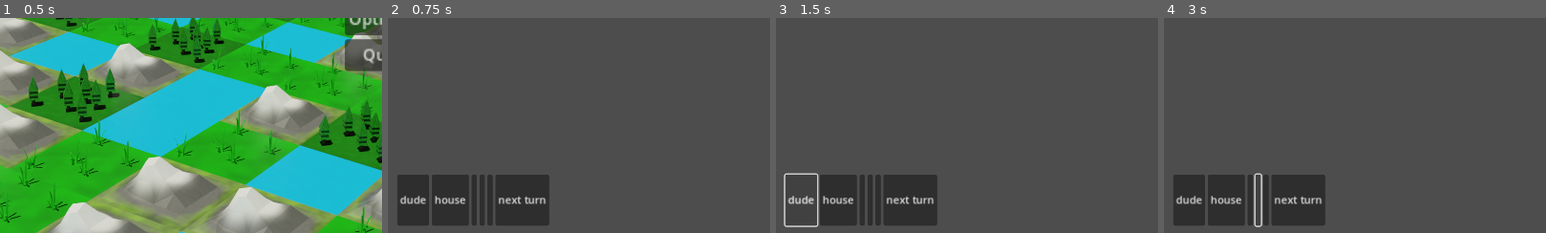
Above: before the commit, frames 1-4 (left to right).
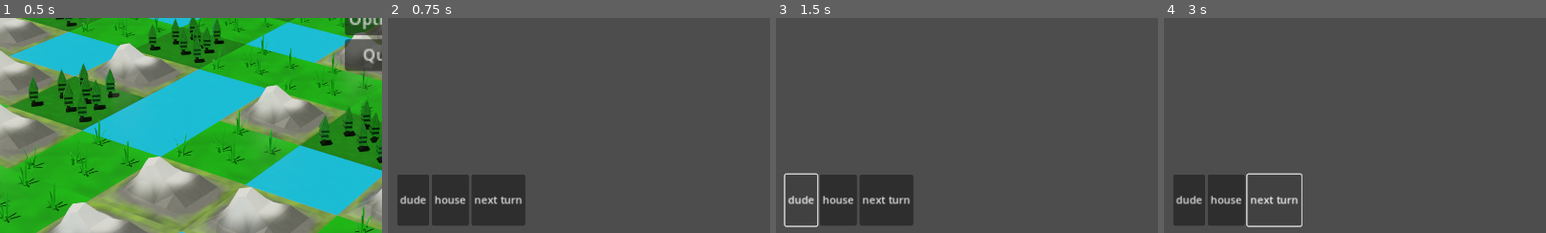
Above: after the commit, the same moments.

Repository: AiJay11/ZPDTestGitHub
Game: Godot game, scene res://scenes/Menu.tscn
The game is run twice, just before and just after one commit, with the same random seed, the same clock (stepped at 60 frames per second) and the same inputs.
Inputs (mouse positions are % of the whole screen's width and height, from its top left):
- Up to frame 1 (0.5 s): no input
- Up to frame 2 (0.75 s): click "Play" at 0.5 s
- Up to frame 3 (1.5 s): click "dude" at 1.25 s
- Up to frame 4 (3 s): click (11, 92) at 2.02 s; click (12, 92) at 2.77 s
The pictures show only the part of the screen within x 0-50%, y 50-100%; the shares and areas given below are measured in that part.

Frame 1 is identical in both runs. In frame 2, 2.0% of the frame differs, in the area x 22-43%, y 72-97%; in frame 3, 2.0%; in frame 4, 2.3%, in the area x 21-43%, y 72-98%.

Commit message:
+unit spawning

Diff:
--- a/Scripts/Options.gd
+++ b/Scripts/Options.gd
@@ -2,7 +2,7 @@
 
 
 @onready var MASTERVOLUME_BUS_ID = AudioServer.get_bus_index("MasterVolume")
-@onready var full_screen_check_box =$FullScreen_CheckBox
+#@onready var full_screen_check_box =$FullScreen_CheckBox
 
 
 func _on_full_screen_check_box_toggled(toggled_on):
--- a/Scripts/UI.gd
+++ b/Scripts/UI.gd
@@ -1,6 +1,6 @@
 extends Control
 
-
+signal placable_selected(num)
 # Called when the node enters the scene tree for the first time.
 func _ready():
 	pass # Replace with function body.
@@ -12,3 +12,12 @@
 
 func _on_quit_pressed():
 	get_tree().quit()
+
+func _on_dude_pressed():
+	emit_signal("placable_selected",1)
+
+func _on_menu_pressed():
+	get_tree().change_scene_to_file("res://scenes/Menu.tscn")
+
+func _on_options_pressed():
+	get_tree().change_scene_to_file("res://scenes/Options.tscn")
--- a/Scripts/dude.gd
+++ b/Scripts/dude.gd
@@ -13,7 +13,6 @@
 	$d6.connect("move_here",move)
 	$d7.connect("move_here",move)
 	$d8.connect("move_here",move)
-	print("alive")
 	#for x in deez:
 		#x.connect("move_here",move)
 
@@ -52,5 +51,5 @@
 			show_deez()
 
 func move(cords):
-	position += cords*2
+	position += cords
 	hide_deez()
--- a/Scripts/tile_map.gd
+++ b/Scripts/tile_map.gd
@@ -1,10 +1,12 @@
 extends TileMap
 
+@export var unit_scene: PackedScene
 
 var dude = load("res://scenes/dude.tscn").instantiate()
 var GrisizeX = 20 #tiek lietots random kartes izveidē
 var GrisizeY = 15 #tiek lietots random kartes izveidē
 var dic = {} #tiek lietots abos kartes izveides gadījumos
+var selected_placable = 0
 
 func _ready():
 	if get_used_cells(0) == []:
@@ -29,9 +31,17 @@
 
 	if dic.has(str(tile)):
 		set_cell(2,tile,2,Vector2i(0,0),0)
+
 		if Input.is_action_just_pressed("click"):
+			erase_cell(1,tile)
 
-			erase_cell(1,tile)
+			if get_parent().selected_placable == 1:
+				var unit = unit_scene.instantiate()
+				var unit_location = tile * 32 + Vector2i(16,16)
+				unit.position = unit_location
+				add_child(unit)
+				get_parent().selected_placable = 0
+
 
 func tiles_to_dic(type,source,atlas,location):
 	dic[str(location)] = {
--- a/scenes/dude.tscn
+++ b/scenes/dude.tscn
@@ -20,35 +20,27 @@
 texture = ExtResource("1_rbjwe")
 
 [node name="d1" parent="." instance=ExtResource("3_m3v7j")]
-visible = false
-position = Vector2(-20, -20)
+position = Vector2(-32, -32)
 
 [node name="d2" parent="." instance=ExtResource("3_m3v7j")]
-visible = false
-position = Vector2(0, -20)
+position = Vector2(0, -32)
 
 [node name="d3" parent="." instance=ExtResource("3_m3v7j")]
-visible = false
-position = Vector2(20, -20)
+position = Vector2(32, -32)
 
 [node name="d4" parent="." instance=ExtResource("3_m3v7j")]
-visible = false
-position = Vector2(20, 0)
+position = Vector2(32, 0)
 
 [node name="d5" parent="." instance=ExtResource("3_m3v7j")]
-visible = false
-position = Vector2(20, 20)
+position = Vector2(32, 32)
 
 [node name="d6" parent="." instance=ExtResource("3_m3v7j")]
-visible = false
-position = Vector2(0, 20)
+position = Vector2(0, 32)
 
 [node name="d7" parent="." instance=ExtResource("3_m3v7j")]
-visible = false
-position = Vector2(-20, 20)
+position = Vector2(-32, 32)
 
 [node name="d8" parent="." instance=ExtResource("3_m3v7j")]
-visible = false
-position = Vector2(-20, 0)
+position = Vector2(-32, 0)
 
 [connection signal="input_event" from="main man" to="." method="_on_area_2d_input_event"]
--- /dev/null
+++ b/scenes/level.gd
@@ -0,0 +1,15 @@
+extends Node2D
+
+var selected_placable = 0
+# Called when the node enters the scene tree for the first time.
+func _ready():
+	pass
+
+
+# Called every frame. 'delta' is the elapsed time since the previous frame.
+func _process(_delta):
+	pass
+
+
+func _on_ui_placable_selected(num):
+	selected_placable = num
--- a/scenes/level.tscn
+++ b/scenes/level.tscn
@@ -1,10 +1,12 @@
-[gd_scene load_steps=4 format=3 uid="uid://mtui4r4wjgdb"]
+[gd_scene load_steps=5 format=3 uid="uid://mtui4r4wjgdb"]
 
+[ext_resource type="Script" path="res://scenes/level.gd" id="1_1wq1o"]
 [ext_resource type="PackedScene" uid="uid://o8ciwo5bckwf" path="res://scenes/tile_map.tscn" id="1_mj2d6"]
 [ext_resource type="Script" path="res://Scripts/Camera2D.gd" id="2_74113"]
 [ext_resource type="PackedScene" uid="uid://cnk4nrqjdvass" path="res://scenes/ui.tscn" id="3_hh2yx"]
 
 [node name="Level" type="Node2D"]
+script = ExtResource("1_1wq1o")
 
 [node name="TileMap" parent="." instance=ExtResource("1_mj2d6")]
 
@@ -13,3 +15,5 @@
 script = ExtResource("2_74113")
 
 [node name="UI" parent="Camera2D" instance=ExtResource("3_hh2yx")]
+
+[connection signal="placable_selected" from="Camera2D/UI" to="." method="_on_ui_placable_selected"]
--- a/scenes/tile_map.tscn
+++ b/scenes/tile_map.tscn
@@ -1,9 +1,10 @@
-[gd_scene load_steps=9 format=3 uid="uid://o8ciwo5bckwf"]
+[gd_scene load_steps=10 format=3 uid="uid://o8ciwo5bckwf"]
 
 [ext_resource type="Texture2D" uid="uid://docxagmp4q2vd" path="res://assets/tile set.png" id="1_6aoq1"]
 [ext_resource type="Texture2D" uid="uid://diox6jpwlb6o5" path="res://assets/newtileset.png" id="2_2h0t8"]
 [ext_resource type="Texture2D" uid="uid://3h8c1wni1xdw" path="res://assets/selected tile trans.png" id="2_8p1r2"]
 [ext_resource type="Script" path="res://Scripts/tile_map.gd" id="3_1efy8"]
+[ext_resource type="PackedScene" uid="uid://dkp8lm30k60ig" path="res://scenes/dude.tscn" id="5_xf164"]
 
 [sub_resource type="TileSetAtlasSource" id="TileSetAtlasSource_7o31l"]
 texture = ExtResource("1_6aoq1")
@@ -48,3 +49,4 @@
 layer_1/tile_data = PackedInt32Array(0, 131073, 1, 65536, 131073, 1, 131072, 131073, 1, 196608, 131073, 1, 262144, 1310 …(1324 unchanged characters)…
 layer_2/tile_data = PackedInt32Array()
 script = ExtResource("3_1efy8")
+unit_scene = ExtResource("5_xf164")
--- a/scenes/ui.tscn
+++ b/scenes/ui.tscn
@@ -27,15 +27,6 @@
 layout_mode = 2
 text = "house"
 
-[node name="Button3" type="Button" parent="HBoxContainer"]
-layout_mode = 2
-
-[node name="Button4" type="Button" parent="HBoxContainer"]
-layout_mode = 2
-
-[node name="Button5" type="Button" parent="HBoxContainer"]
-layout_mode = 2
-
 [node name="next turn" type="Button" parent="HBoxContainer"]
 layout_mode = 2
 text = "next turn"
@@ -59,4 +50,7 @@
 layout_mode = 2
 text = "Quit"
 
+[connection signal="pressed" from="HBoxContainer/dude" to="." method="_on_dude_pressed"]
+[connection signal="pressed" from="HBoxContainer2/options" to="." method="_on_options_pressed"]
+[connection signal="pressed" from="HBoxContainer2/menu" to="." method="_on_menu_pressed"]
 [connection signal="pressed" from="HBoxContainer2/quit" to="." method="_on_quit_pressed"]
